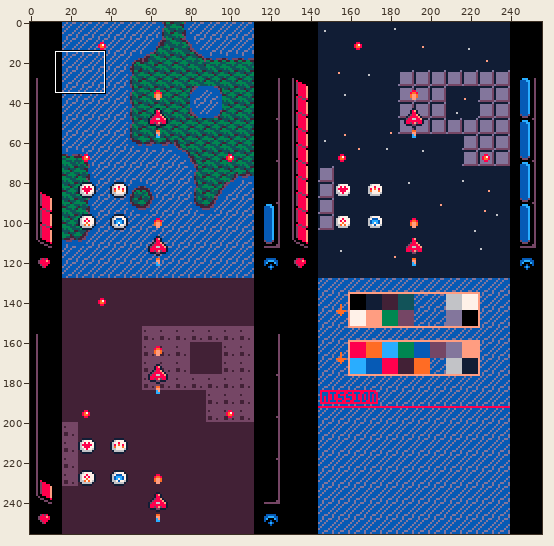
Pixel-art file -- mockup/mockup 02 - vertical.aseprite. The picture above shows the old version from afar; the outline marks the close-up.
Close-up. Before the edit:
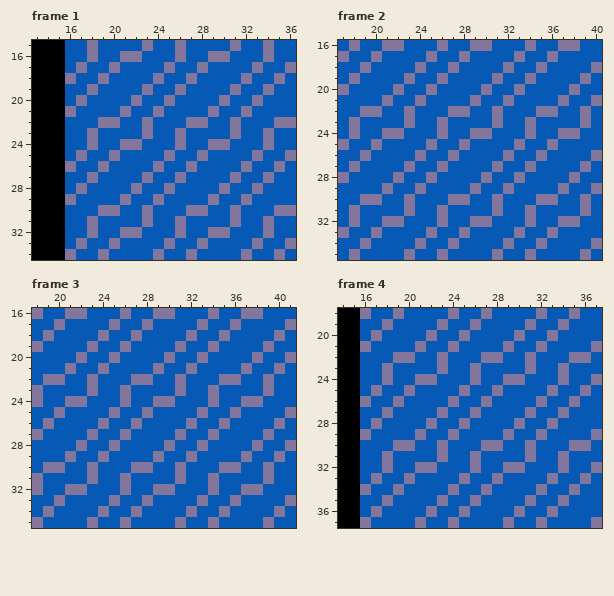
256x256 pixels, 48 frames. Shown: frame 1: x 13..36, y 15..34; frame 2: x 17..40, y 16..35; frame 3: x 18..41, y 16..35; frame 4: x 14..37, y 18..37. The commit also changed other frames or places, which this record leaves out.
After the commit:
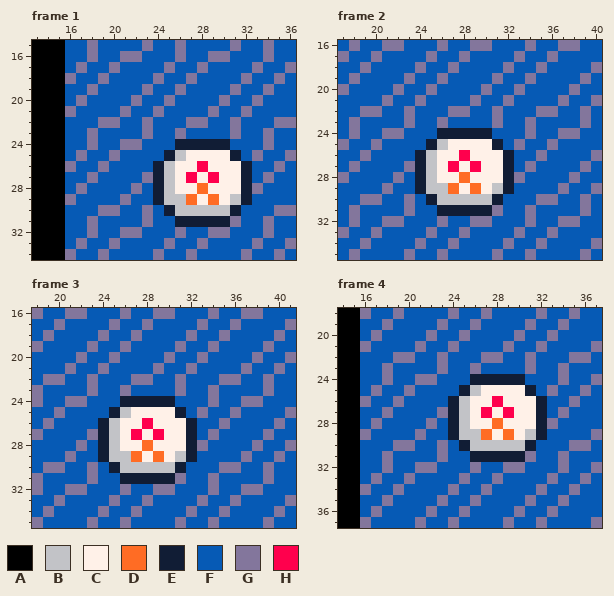
Palette (. is transparent): A #000000  B #c2c3c7  C #fff1e8  D #ff6c24  E #111d35  F #065ab5  G #83769c  H #ff004d
The edit:
layer "bg - waves" added
layer "behind - tiles" removed
Frame 1, layer "powerups":
Colour B replaces colour F in row 25 at x 26; in rows 26 to 27 at x 25; in row 29 at x 25 to 26 and 31; in row 30 at x 26 and 29 to 30.
Colour B replaces colour G in row 28 at x 25; in row 30 at x 27 to 28.
Colour C replaces colour F in row 25 at x 27 and 29 to 30; in row 26 at x 26 and 29 to 31; in row 27 at x 28 and 30; in row 28 at x 26 to 27, 29 and 31; in row 29 at x 28 and 30.
Colour C replaces colour G in row 25 at x 28; in row 26 at x 27; in row 27 at x 26 and 31; in row 28 at x 30.
Colour D replaces colour F in row 28 at x 28; in row 29 at x 27.
Colour D replaces colour G in row 29 at x 29.
Colour E replaces colour F in row 24 at x 27 to 28; in row 25 at x 31; in rows 27 to 28 at x 24 and 32; in row 30 at x 25; in row 31 at x 27 to 30.
Colour E replaces colour G in row 24 at x 26 and 29 to 30; in row 25 at x 25; in row 26 at x 24 and 32; in row 29 at x 24 and 32; in row 30 at x 31; in row 31 at x 26.
Colour H replaces colour F in row 26 at x 28; in row 27 at x 27 and 29.
Frame 2, layer "powerups": the same change as frame 1
Frame 3, layer "powerups": the same change as frame 1
Frame 4, layer "powerups": the same change as frame 1
